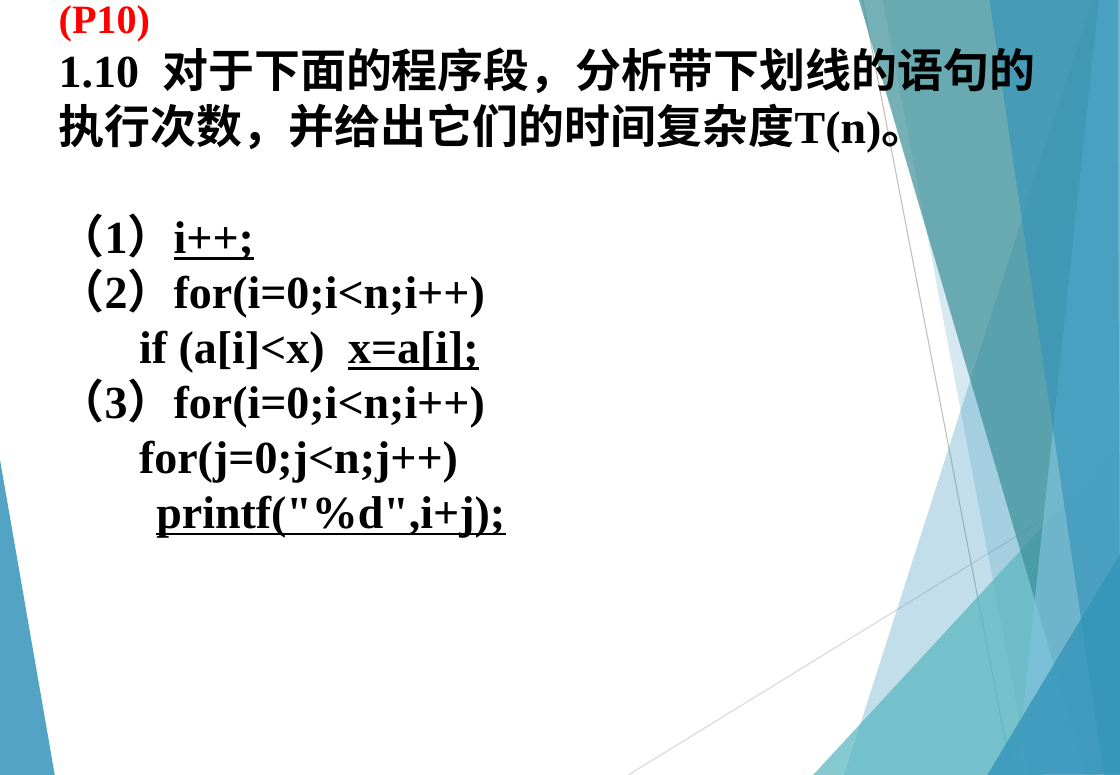
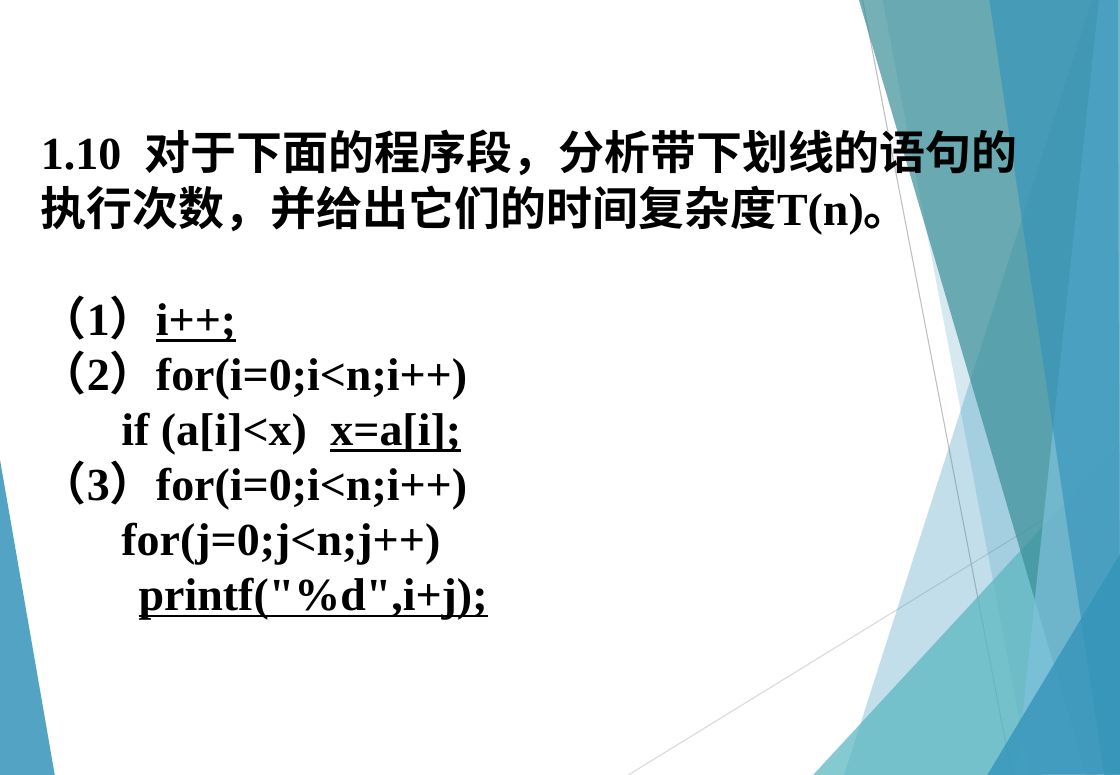
Before and after one commit to zeemeil/zeemeil.github.io, a slide deck: slide 70 of files/2025_1_DS/0226_DS_chapter1.pptx. Drawn at 1120x775 pixels with LibreOffice and Linux fonts; fonts in the diff are those of the drawing. Boxes give left, top, right and bottom in pixels: in the first picture for what was removed or moved away, otherwise in the second. Text is boxed around its words. In the diff, an @@ line names an element or a change of style, - is before the commit and + after.

Commit message:
add DS

```diff
--- a/files/2025_1_DS/0226_DS_chapter1.pptx
+++ b/files/2025_1_DS/0226_DS_chapter1.pptx
@@ text at [59, 5, 150, 41]: paragraph removed @@
-(P10)
@@ text "1.10 对于下面的程序段，分析带下划线的语句的执行次数，并给出它们的时间复杂度T(n)。": place and size @@
-text "1.10 对于下面的程序段，分析带下划线的语句的执行次数，并给出它们的时间复杂度T(n)。" at [59, 5, 1035, 538]
+text "1.10 对于下面的程序段，分析带下划线的语句的执行次数，并给出它们的时间复杂度T(n)。" at [41, 123, 1017, 620]
```
Also in this commit, not shown: 1 other slide changed.
